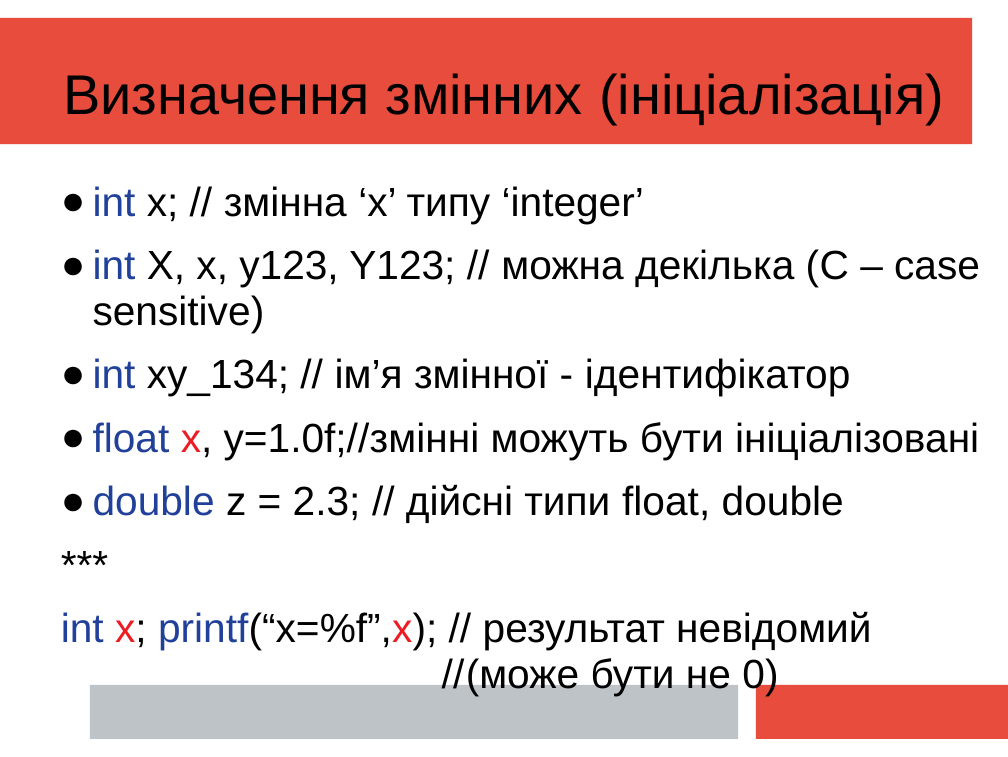
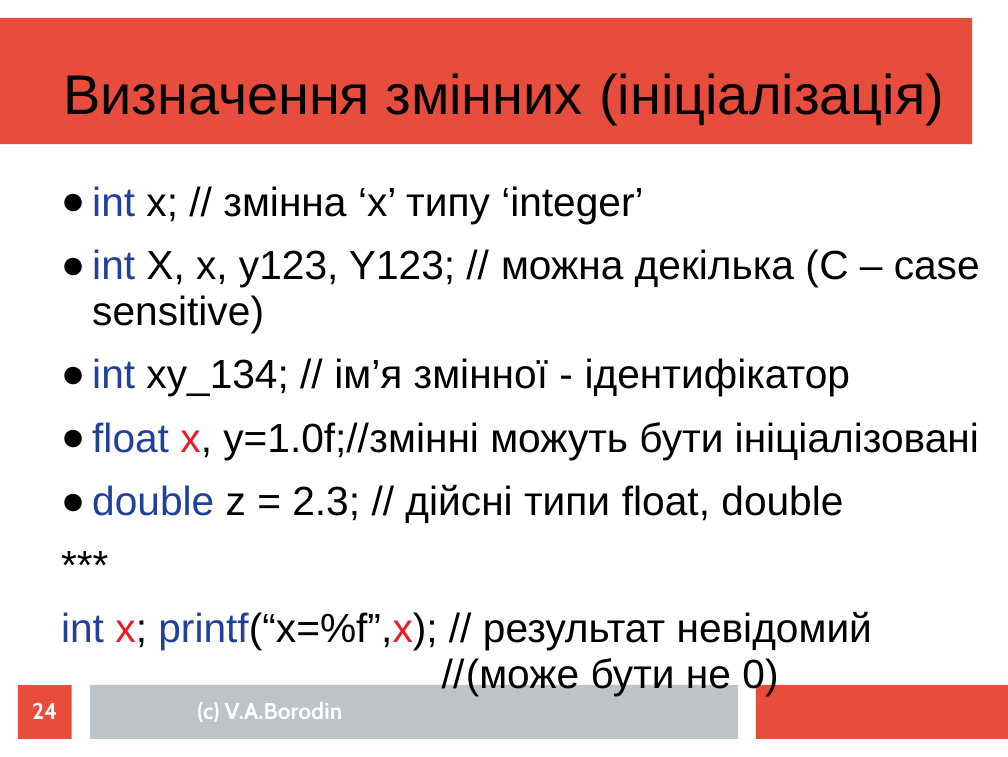
Before and after one commit to mecchmatProjects/CppCourse, a slide deck: slide 24 of Lect1/CppTutorUkr0.ppt (slide 23 before the commit). Drawn at 1008x757 pixels with LibreOffice and Linux fonts; fonts in the diff are those of the drawing. Boxes give left, top, right and bottom in pixels: in the first picture for what was removed or moved away, otherwise in the second. Text is boxed around its words. In the diff, an @@ line names an element or a change of style, - is before the commit and + after.

```diff
--- a/Lect1/CppTutorUkr0.ppt
+++ b/Lect1/CppTutorUkr0.ppt
@@ text "int x; // змінна ‘x’ ..." at bbox=[61, 186, 980, 695]: indent changed @@
@@ page number added at bbox=[18, 684, 72, 738], fill #E74C3C, 18 pt, text #FFFFFF, bold @@
+24
@@ text added at bbox=[197, 702, 343, 722], 18 pt, text #FFFFFF, bold @@
+(c) V.A.Borodin
```
Also in this commit, not shown: 30 other slides changed, 6 slides added, 1 slide removed, 1 other file.
